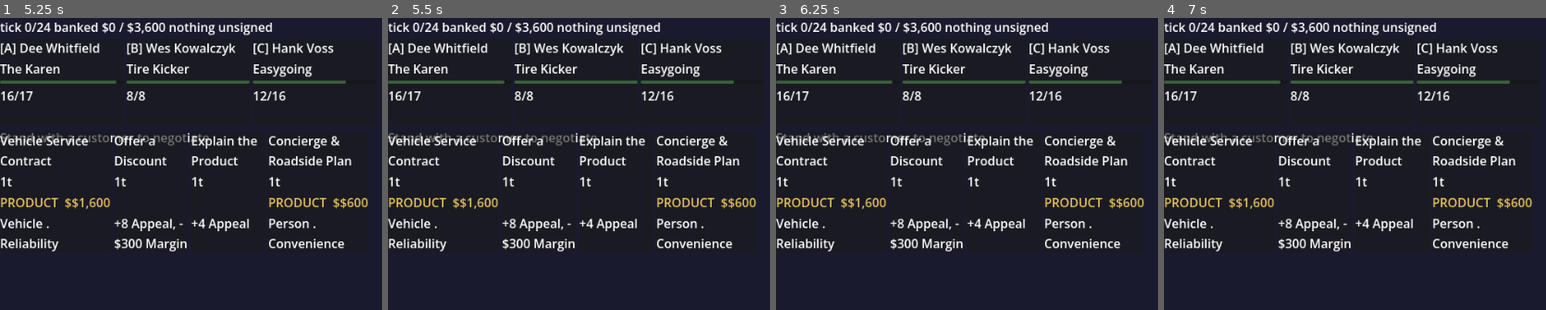
Above: before the commit, frames 1-4 (left to right).
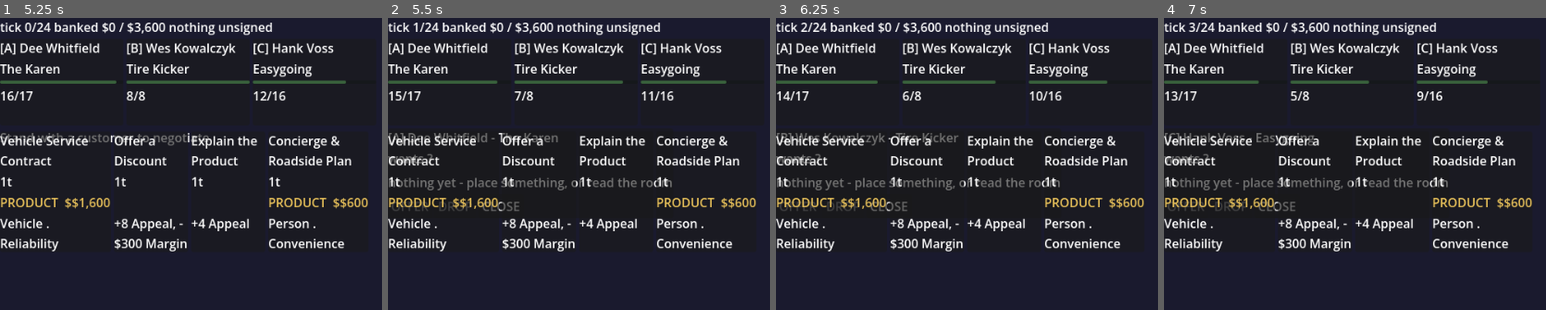
Above: after the commit, the same moments.

Repository: Painkills/RogueDealership
Game: Godot game, scene res://scenes/shift.tscn
Two runs of this game, one before a commit and one after it. Both use one fixed random seed, a clock stepped at 60 frames per second and the inputs below.
Inputs (mouse positions are in pixels of both pictures, inside the frame that each line leads up to):
- Up to frame 1 (5.25 s): click (61, 82) at 0.52 s; click (61, 108) at 1.27 s; click (61, 82) at 2.02 s; tap Enter at 2.75, 4.25 s; move the mouse to (outside the picture) at 2.77 s; hold 1 (card_1, bound only after the commit) 2.78-3.53 s; tap 2 (card_2, bound only after the commit) at 3.05, 3.6 s; tap Space at 3.5, 5 s; move the mouse to (221, 248) at 3.52 s; tap 3 (card_3, bound only after the commit) at 3.8 s; move the mouse to (outside the picture) at 4.27 s; hold 3 (card_3, bound only after the commit) 4.28-5.03 s; tap 4 (card_4, bound only after the commit) at 4.55, 5.1 s; move the mouse to (332, 309) at 5.02 s
- Up to frame 2 (5.5 s): tap A (chair_a, bound only after the commit) at 5.3 s
- Up to frame 3 (6.25 s): tap Enter at 5.75 s; move the mouse to (outside the picture) at 5.77 s; hold A (chair_a, bound only after the commit) from 5.78 s (still down); tap B (chair_b, bound only after the commit) at 6.05 s
- Up to frame 4 (7 s): tap Space at 6.5 s; move the mouse to (1312, 164) at 6.52 s; release A (chair_a, bound only after the commit) at 6.53 s; tap B (chair_b, bound only after the commit) at 6.6 s; tap C (chair_c, bound only after the commit) at 6.8 s

Frame 1 is identical in both runs. In frame 2, 2.5% of the frame differs, in the area x 0-91%, y 1-67%; in frame 3, 2.5%; in frame 4, 2.7%.

Commit message:
feat(g1): keyboard mirrors for every mouse action, plus dig and floor_key

Diff:
--- a/game/scripts/view/shift_controller.gd
+++ b/game/scripts/view/shift_controller.gd
@@ -22,9 +22,62 @@
 var _actions_seen: int = 0
 
 func _ready() -> void:
+	_register_keyboard_actions()
 	_background.color = Palette.color(&"bg")
 	_start_new_shift()
 	_report_overlay.restart_pressed.connect(_start_new_shift)
+
+func _register_keyboard_actions() -> void:
+	_bind_key(&"card_1", KEY_1)
+	_bind_key(&"card_2", KEY_2)
+	_bind_key(&"card_3", KEY_3)
+	_bind_key(&"card_4", KEY_4)
+	_bind_key(&"dig_1", KEY_1, true)        # Shift+1..4: dig, distinct from playing
+	_bind_key(&"dig_2", KEY_2, true)
+	_bind_key(&"dig_3", KEY_3, true)
+	_bind_key(&"dig_4", KEY_4, true)
+	_bind_key(&"chair_a", KEY_A)
+	_bind_key(&"chair_b", KEY_B)
+	_bind_key(&"chair_c", KEY_C)
+	_bind_key(&"offer_key", KEY_O)
+	_bind_key(&"drop_key", KEY_D)
+	_bind_key(&"close_key", KEY_C, true)    # Shift+C, distinct from chair_c's bare C
+	_bind_key(&"floor_key", KEY_F)          # step back to the floor (Shift.leave())
+
+func _bind_key(action: StringName, keycode: Key, shift: bool = false) -> void:
+	if not InputMap.has_action(action):
+		InputMap.add_action(action)
+	var ev := InputEventKey.new()
+	ev.keycode = keycode
+	ev.shift_pressed = shift
+	InputMap.action_add_event(action, ev)
+
+func _unhandled_input(event: InputEvent) -> void:
+	if _shift == null or _shift.is_over():
+		return
+	if event.is_action_pressed("dig_1"): _try_dig(0)
+	elif event.is_action_pressed("dig_2"): _try_dig(1)
+	elif event.is_action_pressed("dig_3"): _try_dig(2)
+	elif event.is_action_pressed("dig_4"): _try_dig(3)
+	elif event.is_action_pressed("card_1"): _try_card(0)
+	elif event.is_action_pressed("card_2"): _try_card(1)
+	elif event.is_action_pressed("card_3"): _try_card(2)
+	elif event.is_action_pressed("card_4"): _try_card(3)
+	elif event.is_action_pressed("chair_a"): _apply(_shift.approach(0))
+	elif event.is_action_pressed("chair_b"): _apply(_shift.approach(1))
+	elif event.is_action_pressed("close_key"): _on_close()
+	elif event.is_action_pressed("chair_c"): _apply(_shift.approach(2))
+	elif event.is_action_pressed("offer_key"): _on_offer()
+	elif event.is_action_pressed("drop_key"): _on_drop()
+	elif event.is_action_pressed("floor_key"): _apply(_shift.leave())
+
+func _try_card(index: int) -> void:
+	if index < _shift.hand.size():
+		_on_hand_card_pressed(index)
+
+func _try_dig(index: int) -> void:
+	if index < _shift.hand.size():
+		_apply(_shift.dig(index))
 
 func _start_new_shift() -> void:
 	var cfg: ShiftConfig = load("res://data/shift_config.tres")
